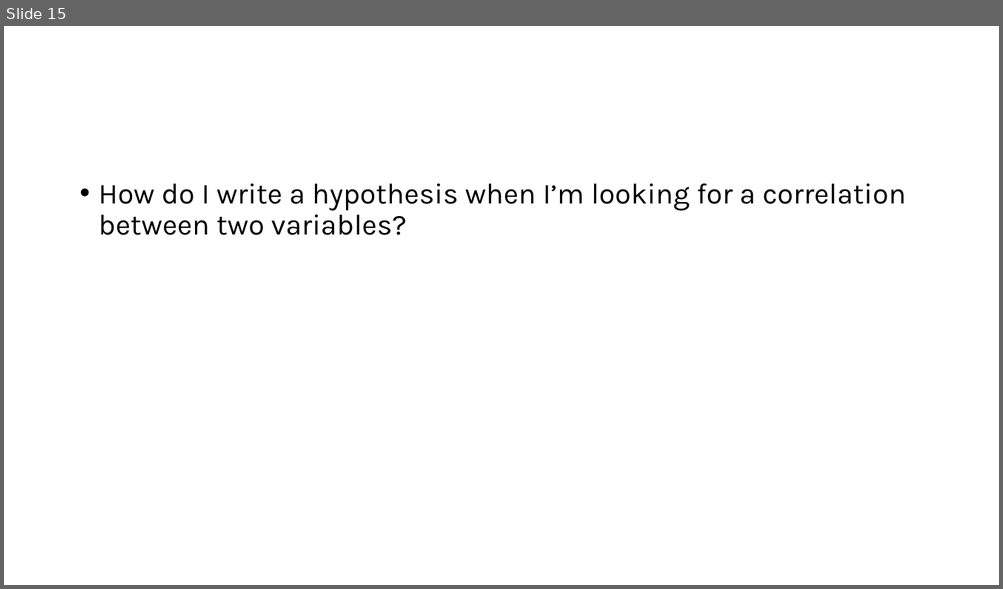
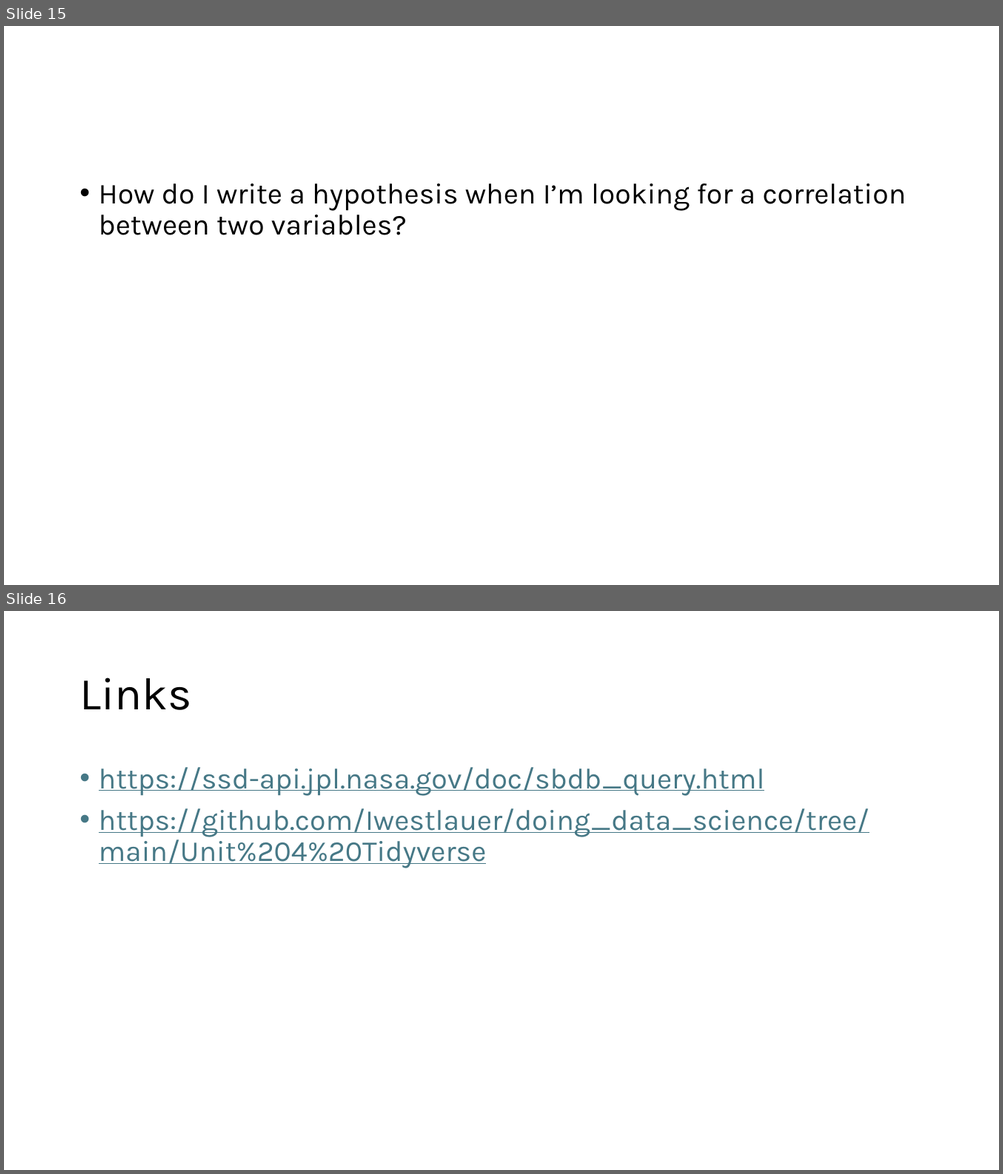
Before and after one commit to Iwestlauer/doing_data_science, a slide deck: Unit 4 Tidyverse/Isabella_Westlauer_FLS_Unit4.pptx. Shown one above the other, each under a label of ours: slide 15 before the commit, slides 15 and 16 after it. The pictures are 1003x589 and 1003x1174 pixels, drawn with LibreOffice and Linux fonts; fonts in the diff are those of the drawing. Boxes give left, top, right and bottom in pixels: in the first picture for what was removed or moved away, otherwise in the second. Text is boxed around its words. In the diff, an @@ line names an element or a change of style, - is before the commit and + after.

Commit message:
updated rmd files for unit 4

```diff
--- a/Unit 4 Tidyverse/Isabella_Westlauer_FLS_Unit4.pptx
+++ b/Unit 4 Tidyverse/Isabella_Westlauer_FLS_Unit4.pptx
@@ slide 16 added at [4, 611, 999, 1170], background #FFFFFF @@
@@ title added at [79, 678, 191, 710], 44 pt, text #000000 @@
+Links
@@ text added at [99, 767, 869, 869], 28 pt, text #467886, underline @@
+• https://ssd-api.jpl.nasa.gov/doc/sbdb_query.html
+• https://github.com/Iwestlauer/doing_data_science/tree/main/Unit%204%20Tidyverse
```
Also in this commit, not shown: 4 slides changed, 2 other files.
